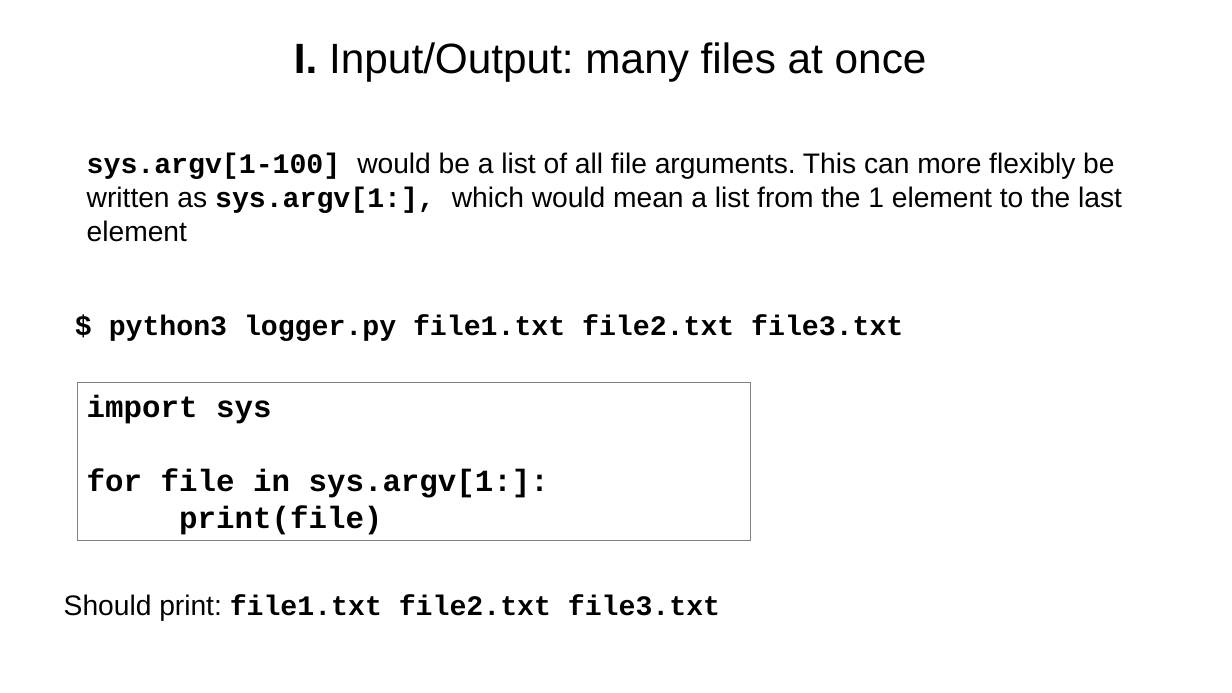
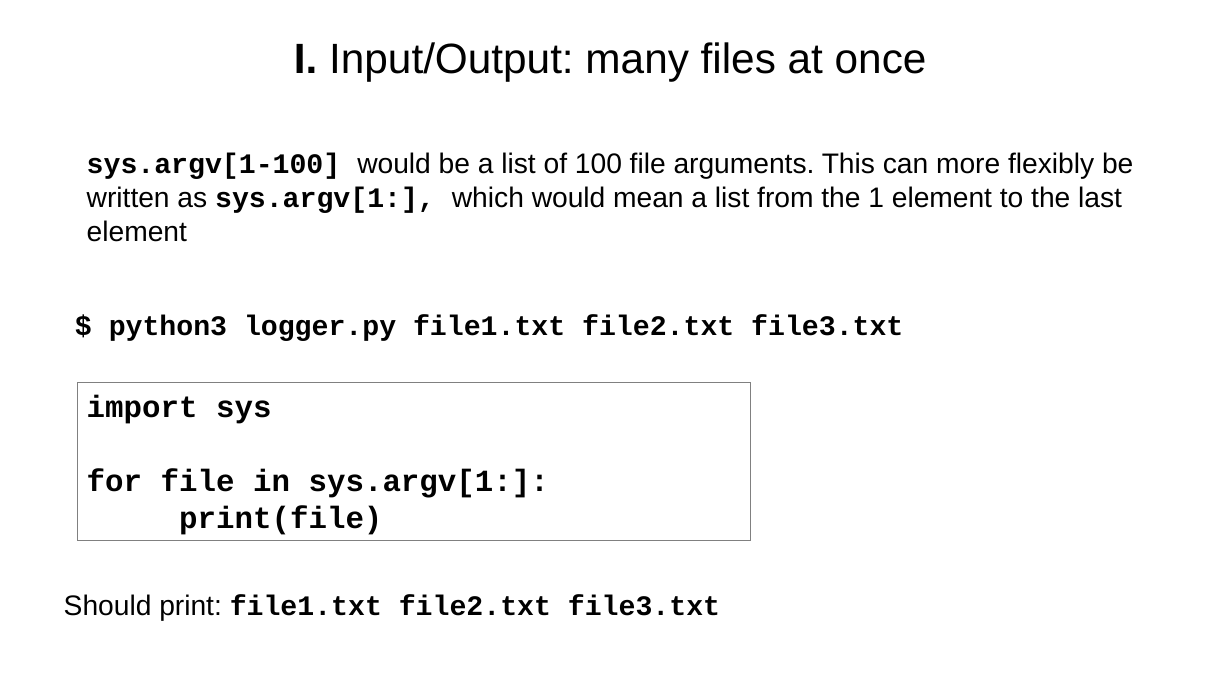
Before and after one commit to tparchman/F23_BIOL792, a slide deck: slide 6 of week10_python5/week10_python5.pptx. Drawn at 1232x693 pixels with LibreOffice and Linux fonts; fonts in the diff are those of the drawing. Boxes give left, top, right and bottom in pixels: in the first picture for what was removed or moved away, otherwise in the second. Text is boxed around its words. In the diff, an @@ line names an element or a change of style, - is before the commit and + after.

```diff
--- a/week10_python5/week10_python5.pptx
+++ b/week10_python5/week10_python5.pptx
@@ text at (87, 152, 1133, 242): text changed @@
-sys.argv[1-100] would be a list of all file arguments. This can more flexibly be written as sys.argv[1:], which would mean a list from the 1 element to the last element
+sys.argv[1-100] would be a list of 100 file arguments. This can more flexibly be written as sys.argv[1:], which would mean a list from the 1 element to the last element
```
Also in this commit, not shown: 2 other slides changed.
